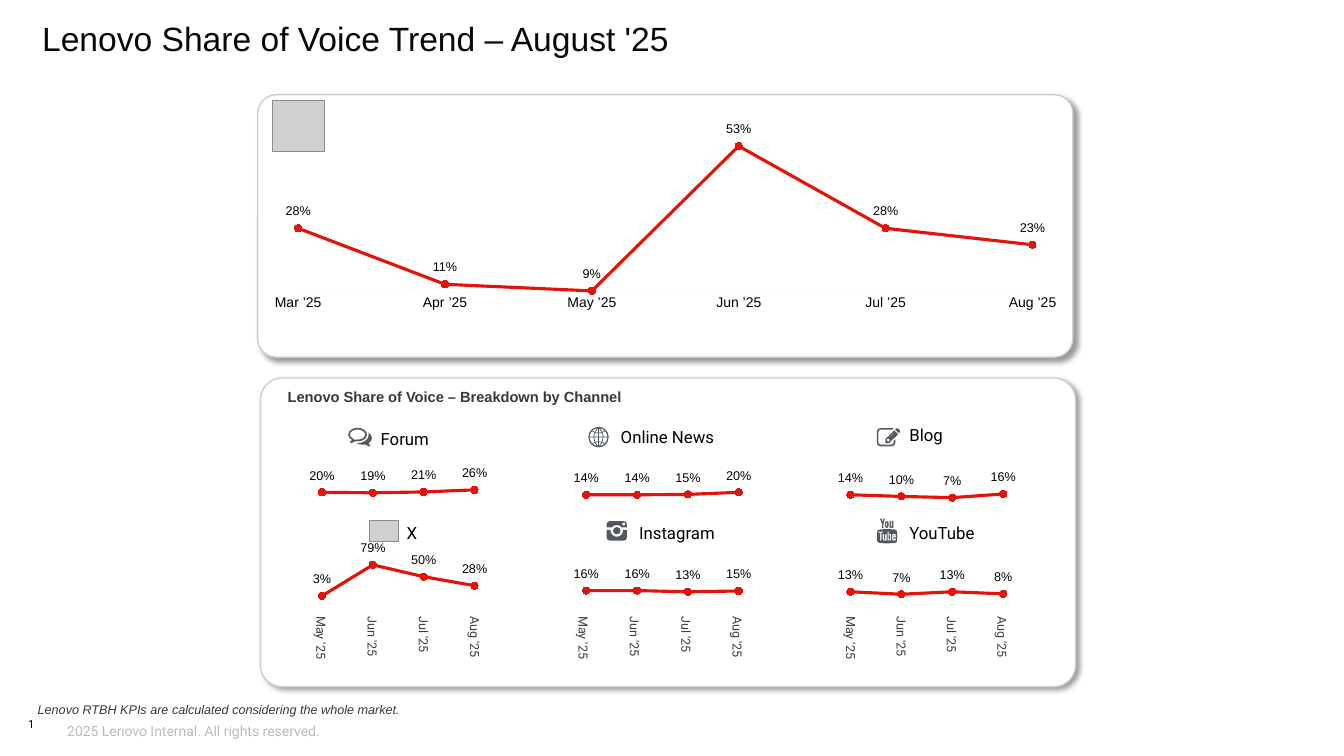
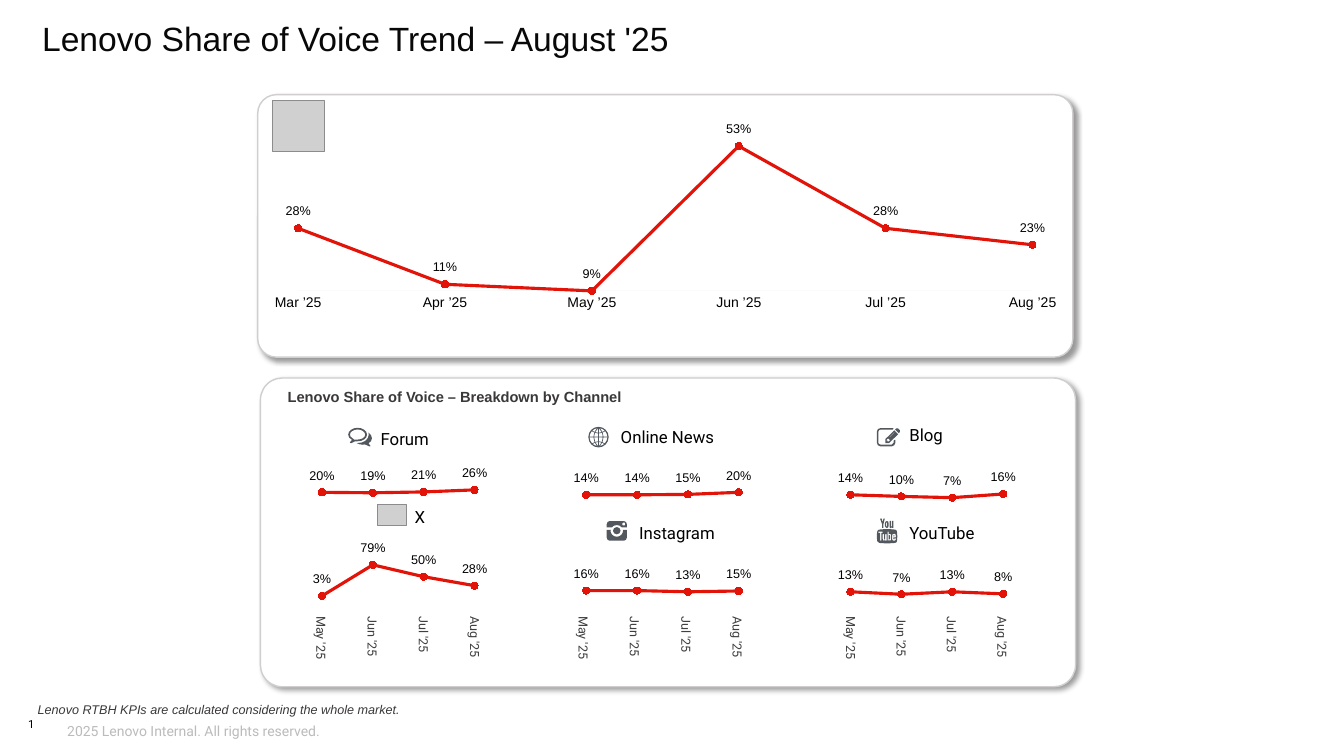
Before and after one commit to jinghai/gen_ppt, a slide deck: slide 1 of charts/p16/p16.pptx. Drawn at 1344x756 pixels with LibreOffice and Linux fonts; fonts in the diff are those of the drawing; grey boxes stand for pictures; background and template pictures are left out. Boxes give left, top, right and bottom in pixels: in the first picture for what was removed or moved away, otherwise in the second. Text is boxed around its words. In the diff, an @@ line names an element or a change of style, - is before the commit and + after.

```diff
--- a/charts/p16/p16.pptx
+++ b/charts/p16/p16.pptx
@@ picture: place and size @@
-picture at box(370, 520, 399, 541)
+picture at box(378, 504, 407, 525)
@@ text "X": place and size @@
-text "X" at box(407, 527, 418, 539)
+text "X" at box(415, 511, 426, 523)
```
Also in this commit, not shown: 8 other files.
